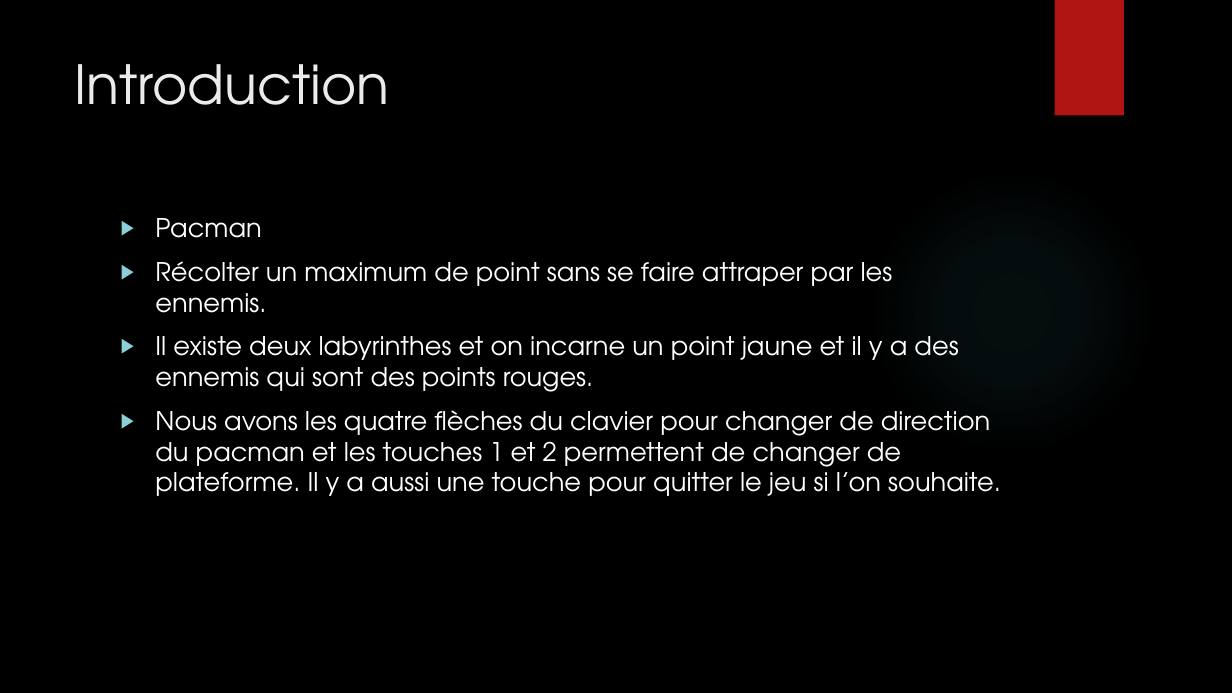
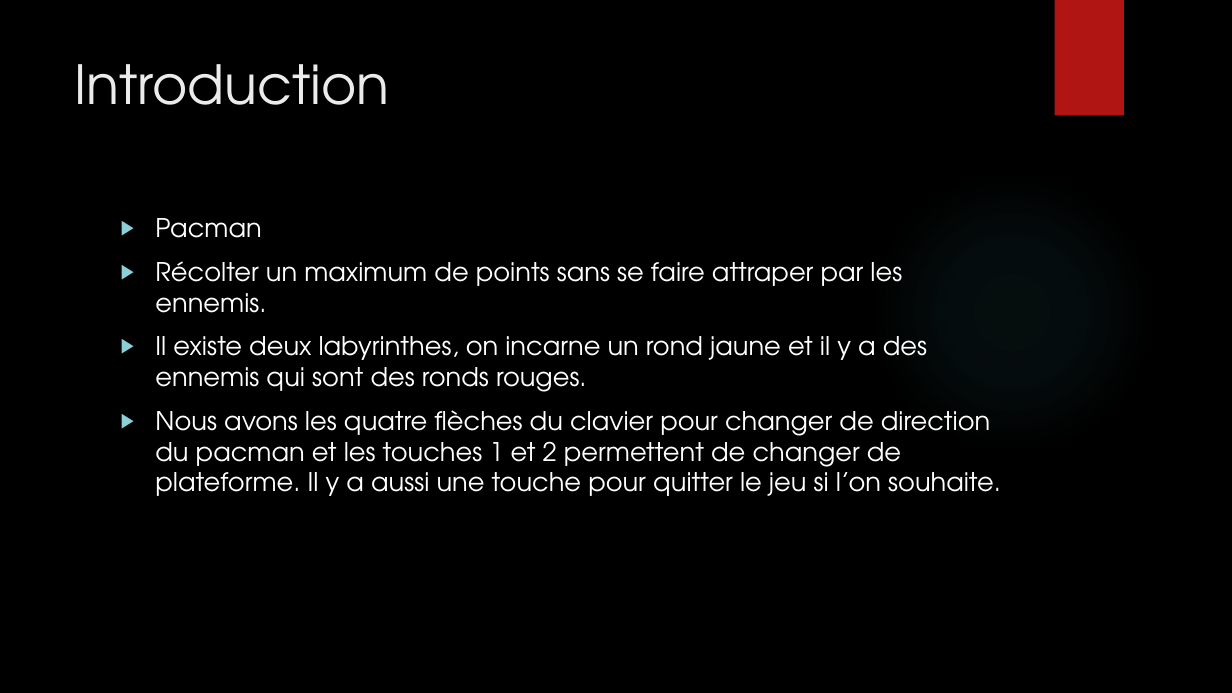
Before and after one commit to Bugnon/oc-2021, a slide deck: slide 2 of src/projet/projet3/Powerpoint_pacman.pptx. Drawn at 1232x693 pixels with LibreOffice and Linux fonts; fonts in the diff are those of the drawing; background and template pictures are left out. Boxes give left, top, right and bottom in pixels: in the first picture for what was removed or moved away, otherwise in the second. Text is boxed around its words. In the diff, an @@ line names an element or a change of style, - is before the commit and + after.

```diff
--- a/src/projet/projet3/Powerpoint_pacman.pptx
+++ b/src/projet/projet3/Powerpoint_pacman.pptx
@@ text at bbox=[155, 261, 927, 392]: text changed @@
-▶ Récolter un maximum de point sans se faire attraper par les ennemis.
-▶ Il existe deux labyrinthes et on incarne un point jaune et il y a des ennemis qui sont des points rouges.
+▶ Récolter un maximum de points sans se faire attraper par les ennemis.
+▶ Il existe deux labyrinthes, on incarne un rond jaune et il y a des ennemis qui sont des ronds rouges.
```
Also in this commit, not shown: 2 other slides changed, 5 slides added, 5 slides removed.
